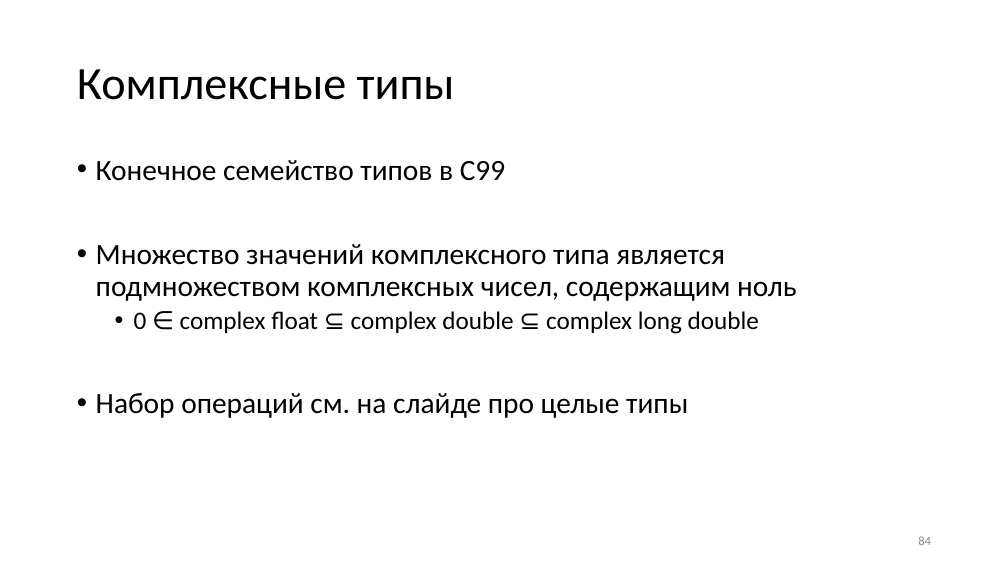
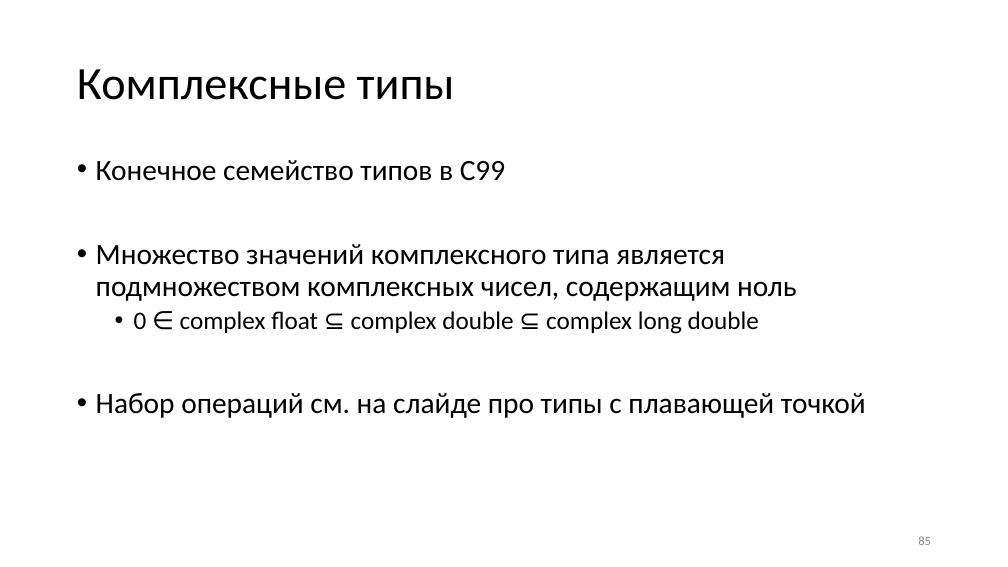
Before and after one commit to Evgueni-Petrov-aka-espetrov/Algorithms-and-Programming-in-C-pptx, a slide deck: slide 85 of 03.5 Типы языка С.pptx (slide 84 before the commit). Drawn at 1008x567 pixels with LibreOffice and Linux fonts; fonts in the diff are those of the drawing. Boxes give left, top, right and bottom in pixels: in the first picture for what was removed or moved away, otherwise in the second. Text is boxed around its words. In the diff, an @@ line names an element or a change of style, - is before the commit and + after.

```diff
--- a/03.5 Типы языка С.pptx
+++ b/03.5 Типы языка С.pptx
@@ text at (96,393,866,418): text changed @@
-• Набор операций см. на слайде про целые типы
+• Набор операций см. на слайде про типы с плавающей точкой
@@ page number at (918,536,931,545): text changed @@
-84
+85
```
Also in this commit, not shown: 11 other slides changed, 1 slide added.
